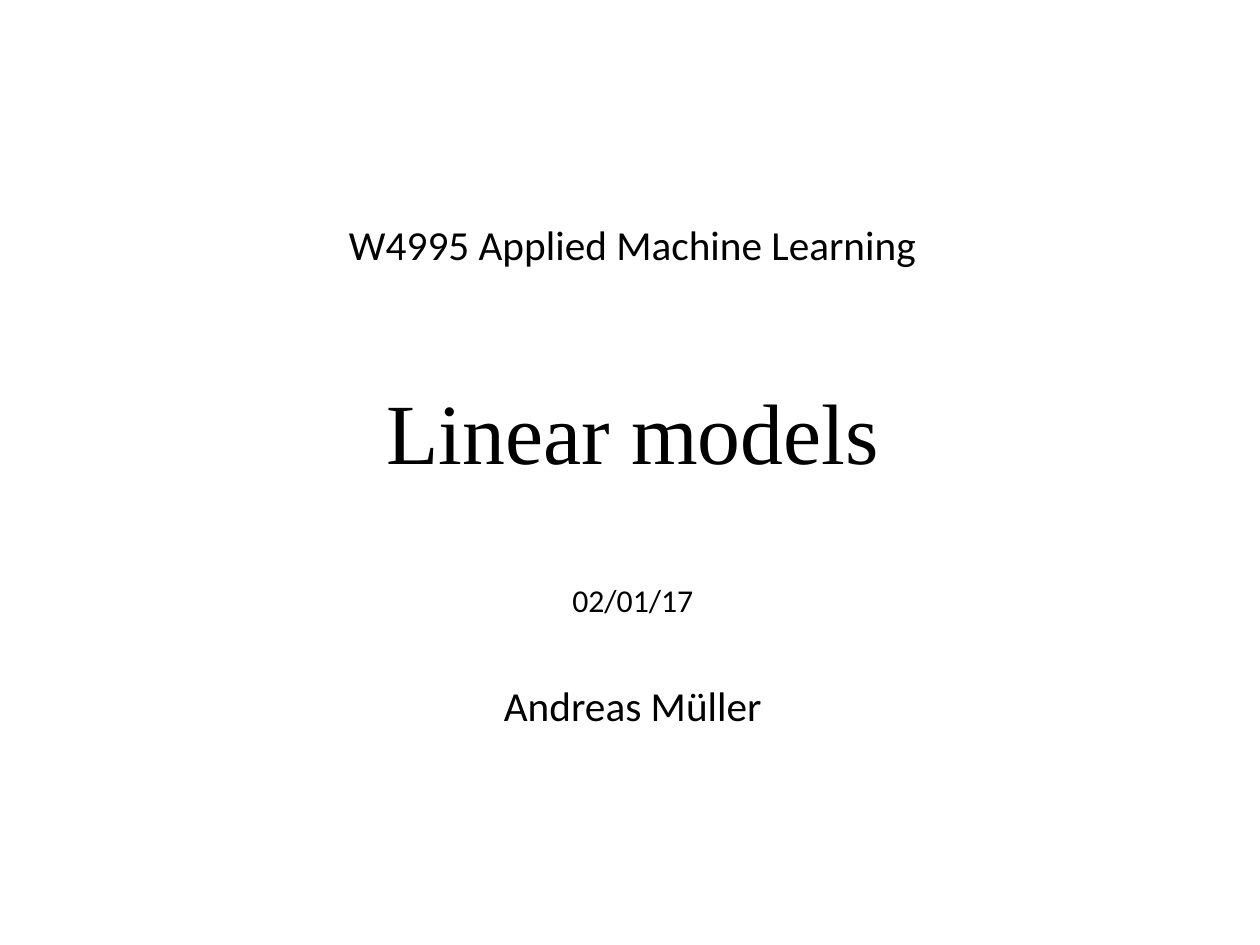
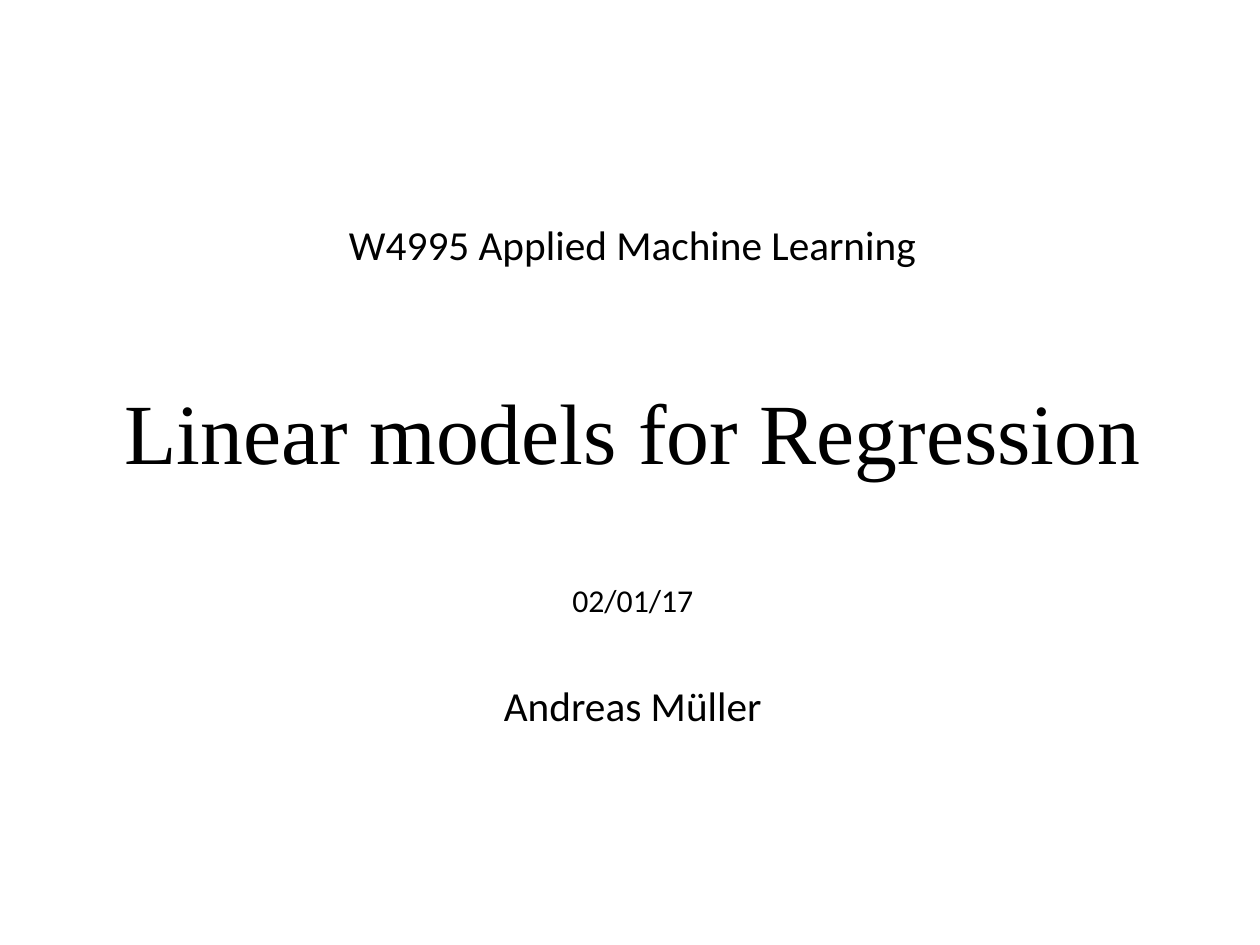
Before and after one commit to amueller/applied_ml_spring_2017, a slide deck: slide 1 of slides/aml-05-020117.odp. Drawn at 1260x945 pixels with LibreOffice and Linux fonts; fonts in the diff are those of the drawing. Boxes give left, top, right and bottom in pixels: in the first picture for what was removed or moved away, otherwise in the second. Text is boxed around its words. In the diff, an @@ line names an element or a change of style, - is before the commit and + after.

```diff
--- a/slides/aml-05-020117.odp
+++ b/slides/aml-05-020117.odp
@@ text at (125,403,1141,480): text changed @@
-Linear models
+Linear models for Regression
```
Also in this commit, not shown: 1 other slide changed, 1 other file.
